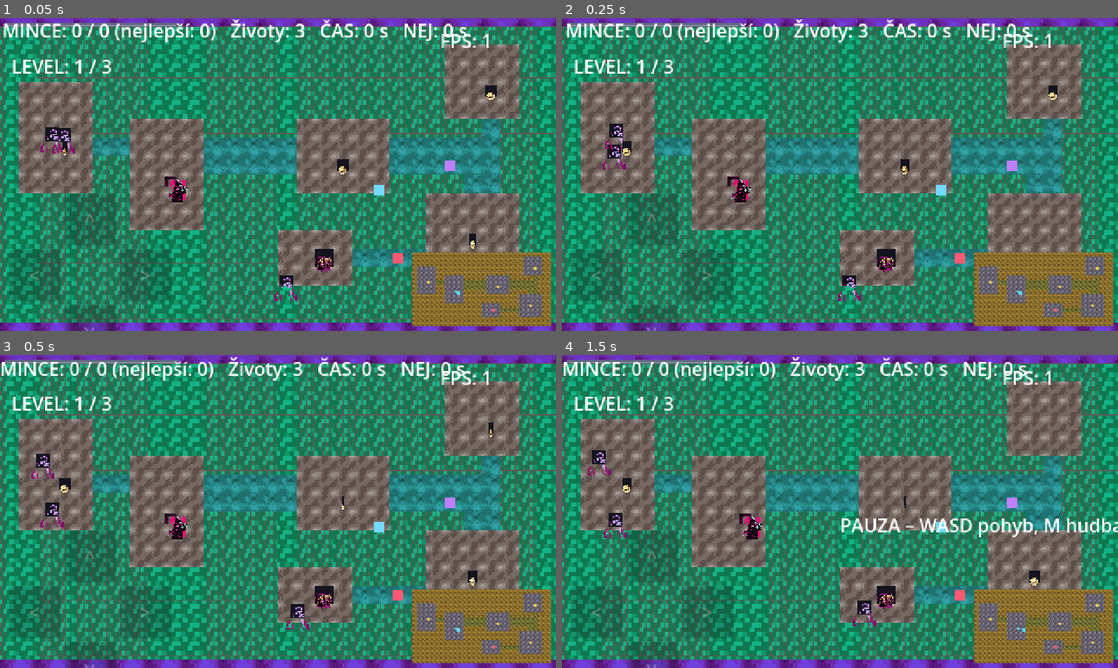
Above: before the commit, frames 1-4 (two rows, left to right).
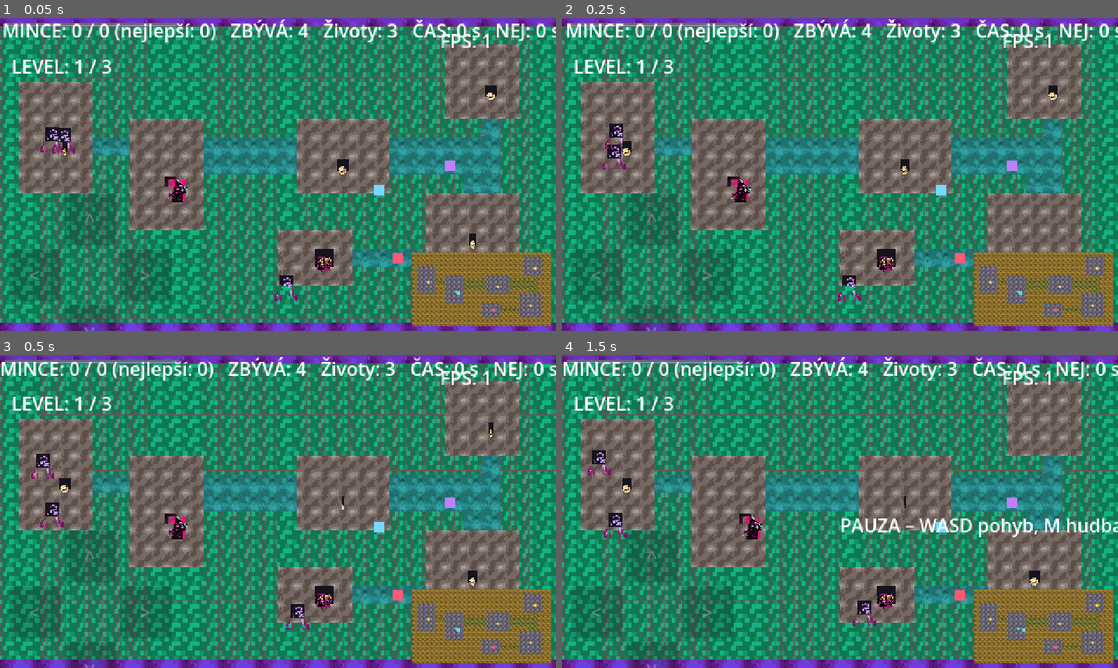
Above: after the commit, the same moments.

Repository: ssevcikm-spec/forge-quest
Game: Godot game, scene res://main.tscn
The game is run twice, just before and just after one commit, with the same random seed, the same clock (stepped at 60 frames per second) and the same inputs.
Inputs:
- Up to frame 1 (0.05 s): no input
- Up to frame 2 (0.25 s): no input
- Up to frame 3 (0.5 s): no input
- Up to frame 4 (1.5 s): tap Enter at 0.5 s; hold Right 0.53-1.28 s; tap P at 0.6 s; tap Space at 0.77, 1.25 s; hold Down from 1.28 s (still down); tap M at 1.35 s

The runs differ from the first frame. In frame 1, 1.3% of the frame differs, in the area x 41-100%, y 0-8%; in frame 2, 1.3%; in frame 3, 1.3%, in the area x 41-100%, y 0-9%; in frame 4, 1.3%.

Commit message:
forge: HUD ukáže, kolik mincí zbývá

Diff:
--- a/scripts/game.gd
+++ b/scripts/game.gd
@@ -149,7 +149,7 @@
 
 func _update_hud() -> void:
 	if hud:
-		hud.text = "MINCE: %d / %d (nejlepší: %d)   Životy: %d   ČAS: %d s   NEJ: %d s" % [score, mince_v_levelu, best, lives, int(cas_v_levelu), int(nejlepsi_cas)]
+		hud.text = "MINCE: %d / %d (nejlepší: %d)   ZBÝVÁ: %d   Životy: %d   ČAS: %d s   NEJ: %d s" % [score, mince_v_levelu, best, max(0, coin_total - score), lives, int(cas_v_levelu), int(nejlepsi_cas)]
 	if level_label:
 		level_label.text = "LEVEL: %d / 3" % (aktualni_level_index + 1)
 	var progress_rect := get_node_or_null("ProgressRect")
